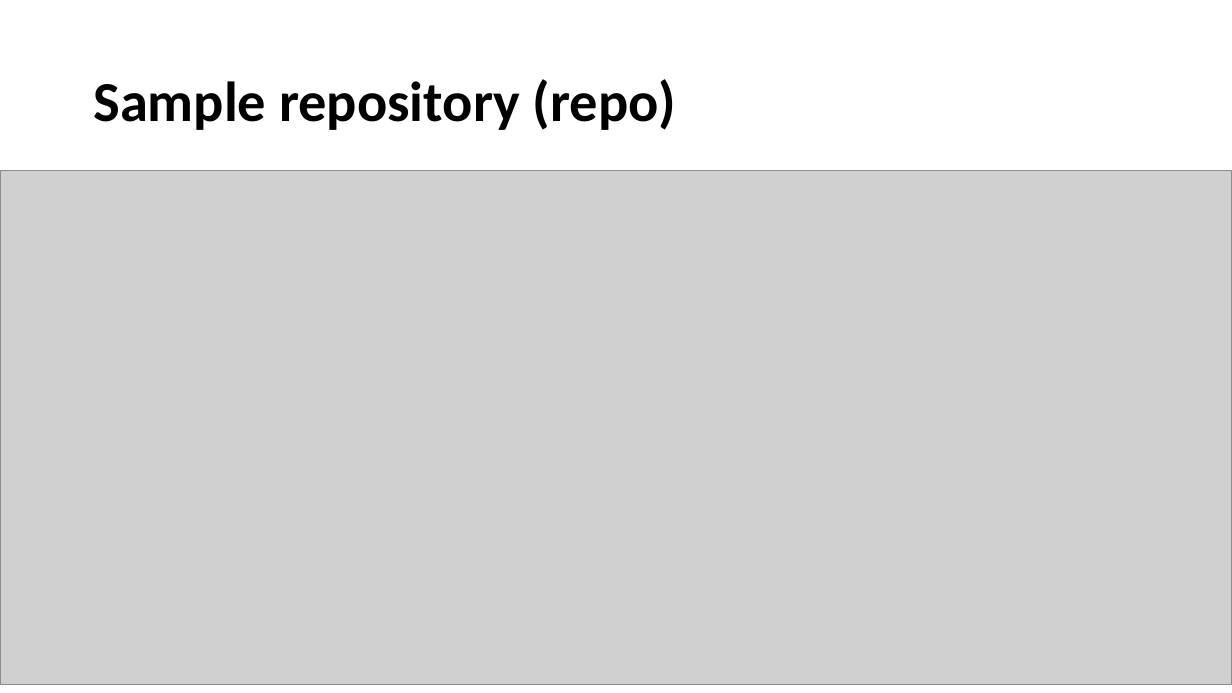
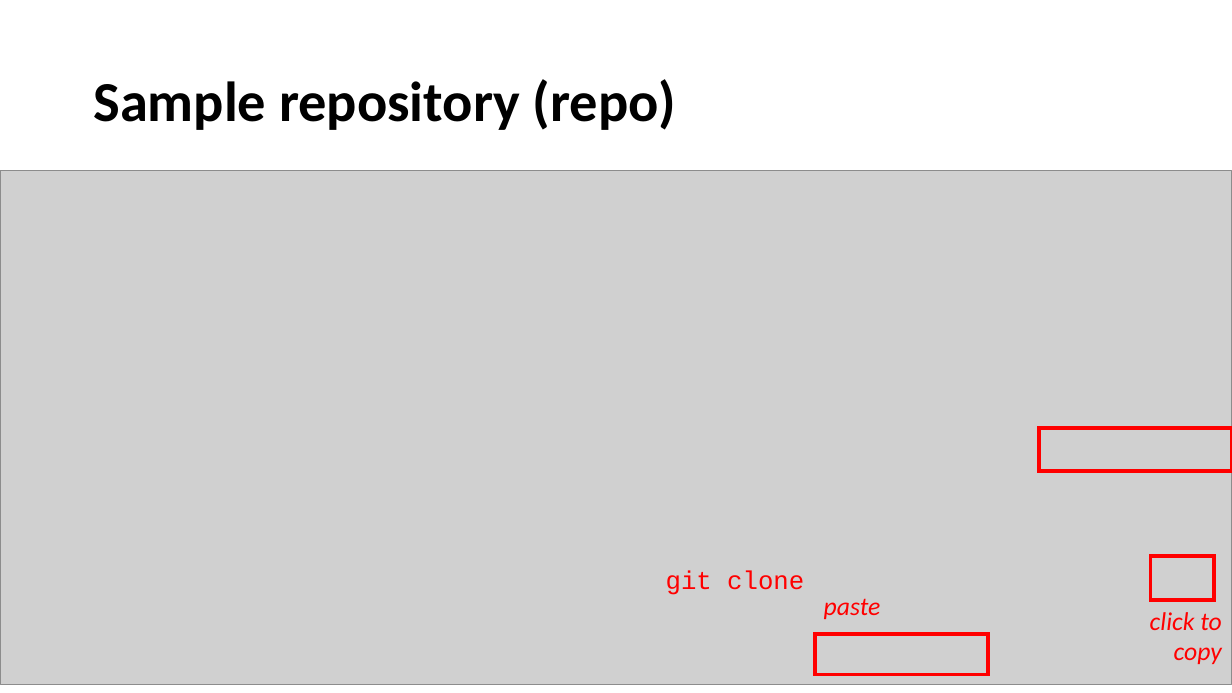
Before and after one commit to wilsonmar/wilsonmar.github.io, a slide deck: slide 25 of images/Git-basics-v09a.pptx (slide 30 before the commit). Drawn at 1232x693 pixels with LibreOffice and Linux fonts; fonts in the diff are those of the drawing; grey boxes stand for pictures; background and template pictures are left out. Boxes give left, top, right and bottom in pixels: in the first picture for what was removed or moved away, otherwise in the second. Text is boxed around its words. In the diff, an @@ line names an element or a change of style, - is before the commit and + after.

```diff
--- a/images/Git-basics-v09a.pptx
+++ b/images/Git-basics-v09a.pptx
@@ rectangle added at (1040, 428, 1232, 471), outline #FF0000 3 pt @@
@@ rectangle added at (1151, 556, 1214, 600), outline #FF0000 3 pt @@
@@ text added at (666, 570, 804, 595), 20 pt, text #FF0000 @@
+git clone
@@ text added at (824, 598, 881, 619), 20 pt, text #FF0000, italic @@
+paste
@@ text added at (1150, 612, 1222, 664), 20 pt, text #FF0000, italic @@
+click to copy
@@ rectangle added at (815, 634, 989, 675), outline #FF0000 3 pt @@
```
Also in this commit, not shown: 6 other slides changed, 4 slides added, 3 other files.
